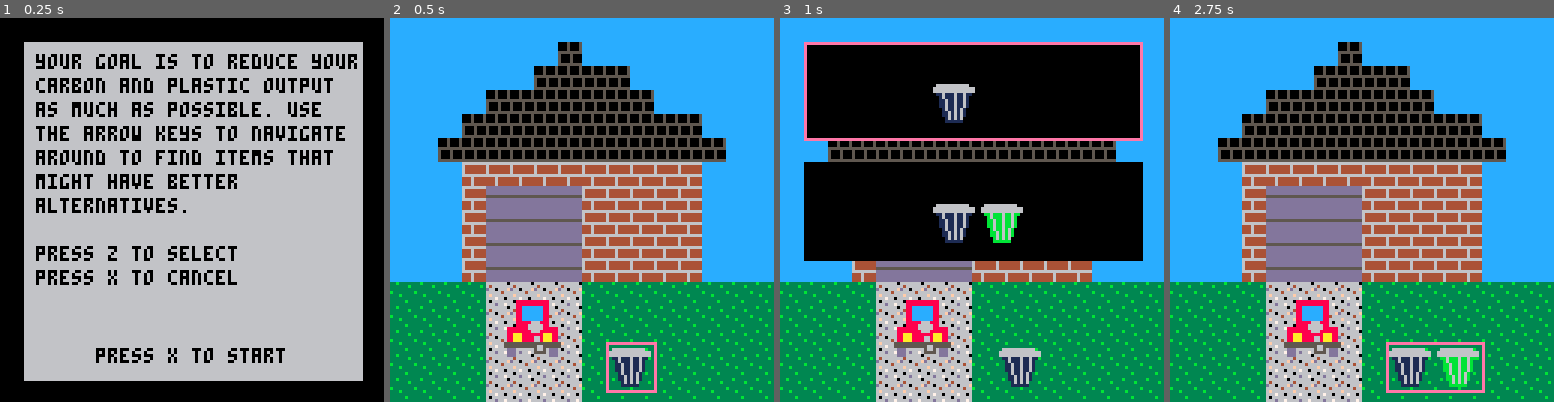
Above: before the commit, frames 1-4 (left to right).
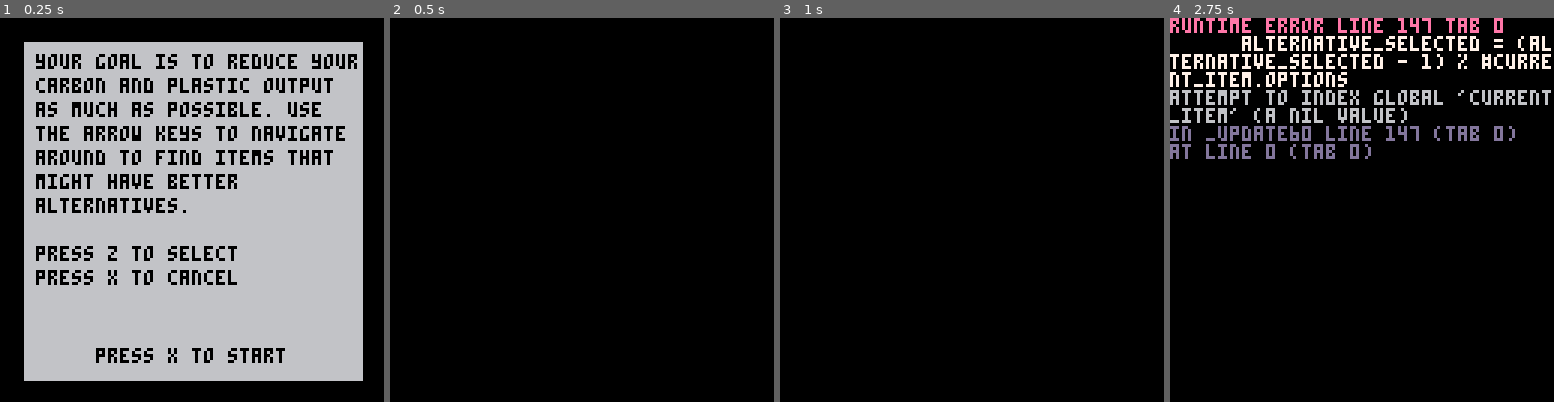
Above: after the commit, the same moments.

Repository: EmilyRagan/senior-project
Game: PICO-8 cartridge carts/home.p8
Same seed, same stepped clock (60 frames per second), same inputs: the game is played once before the commit and once after it.
Inputs:
- Up to frame 1 (0.25 s): no input
- Up to frame 2 (0.5 s): tap X (X key) at 0.33 s
- Up to frame 3 (1 s): tap O (Z key) at 0.7 s
- Up to frame 4 (2.75 s): tap X (X key) at 1.07, 1.85 s; hold Right 1.6-2.1 s; tap O (Z key) at 1.7, 2.1, 2.5 s; hold Up 2.15-2.42 s; hold Right from 2.47 s (still down)

Frame 1 is identical in both runs. In frame 2, 92% of the frame differs, in the area x 0-100%, y 0-100%; in frame 3, 56%; in frame 4, 94%.
Error after the commit: runtime error line 147 tab 0; alternative_selected = (alternative_selected - 1) % #current_item.options; attempt to index global 'current_item' (a nil value)

Commit message:
proof of being able to display a different part of the background

Diff:
--- a/carts/home.p8
+++ b/carts/home.p8
@@ -95,8 +95,10 @@
   }
 }
 
+kitchen_items = {}
+
 -- current state of game
-current_scene = outdoor_items
+current_scene = kitchen_items
 current_index = 1
 current_item = current_scene[current_index]
 
@@ -108,6 +110,9 @@
   if (current_scene == outdoor_items)
   then
     updateOutside()
+  elseif (current_scene == kitchen_items)
+  then
+    updateKitchen()
   end
 
   -- logic for navigating around the items in the scene
@@ -163,6 +168,9 @@
   elseif (current_scene == outdoor_items)
   then
     drawOutside()
+  elseif (current_scene == kitchen_items)
+  then
+    drawKitchen()
   end
 end
 
@@ -210,6 +218,10 @@
   end
 end
 
+function drawKitchen()
+  map(16, 0, 0, 0, 16, 16)
+end
+
 function drawSprite(item)
   -- https://pico-8.fandom.com/wiki/Spr
   -- spr( n, x, y, [w,] [h,] )
@@ -222,6 +234,10 @@
 end
 
 function updateOutside()
+  _draw()
+end
+
+function updateKitchen()
   _draw()
 end
 
